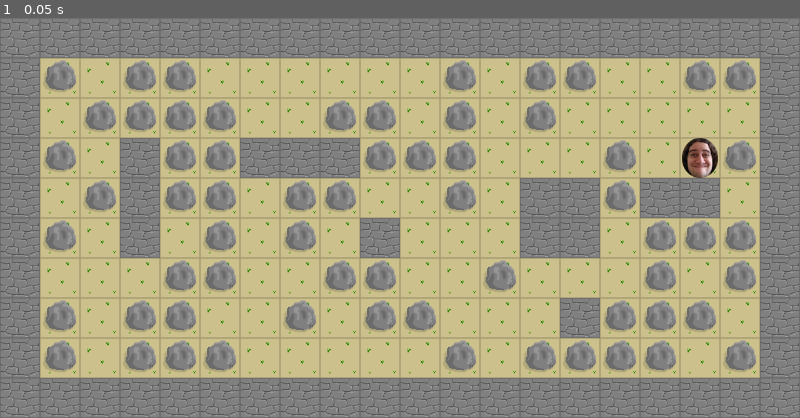
Above: before the commit, frame 1.
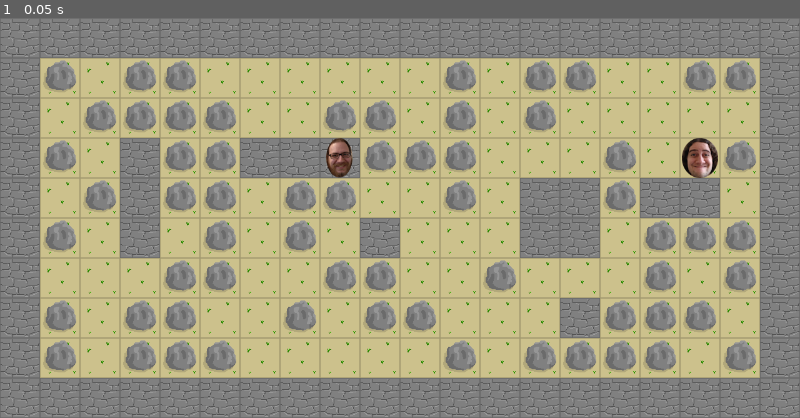
Above: after the commit, the same moment.

Repository: tierriminator/bombyboi
Game: Godot game, scene res://map.tscn
The game is run twice, just before and just after one commit, with the same random seed, the same clock (stepped at 60 frames per second) and the same inputs.
Inputs:
- Up to frame 1 (0.05 s): no input

The runs differ from the first frame. In frame 1, 0.3% of the frame differs, in the area x 40-45%, y 30-40%.
Error before the commit: Invalid access to property or key '0' on a base object of type 'Dictionary'. (res://map.gd:66)

Commit message:
yolo maps

Diff:
--- a/bombyboi/map.gd
+++ b/bombyboi/map.gd
@@ -5,11 +5,11 @@
 	2: Vector2i(18,8)
 }
 
-var faces = {
-	1: preload("res://Art/tierry.png"),
-	2: preload("res://Art/linus.png"),
-	3: preload("res://Art/micha.png")
-}
+var faces = [
+	preload("res://Art/tierry.png"),
+	preload("res://Art/linus.png"),
+	preload("res://Art/micha.png")
+]
 
 var walls = [
 	Vector2i(4, 1),
